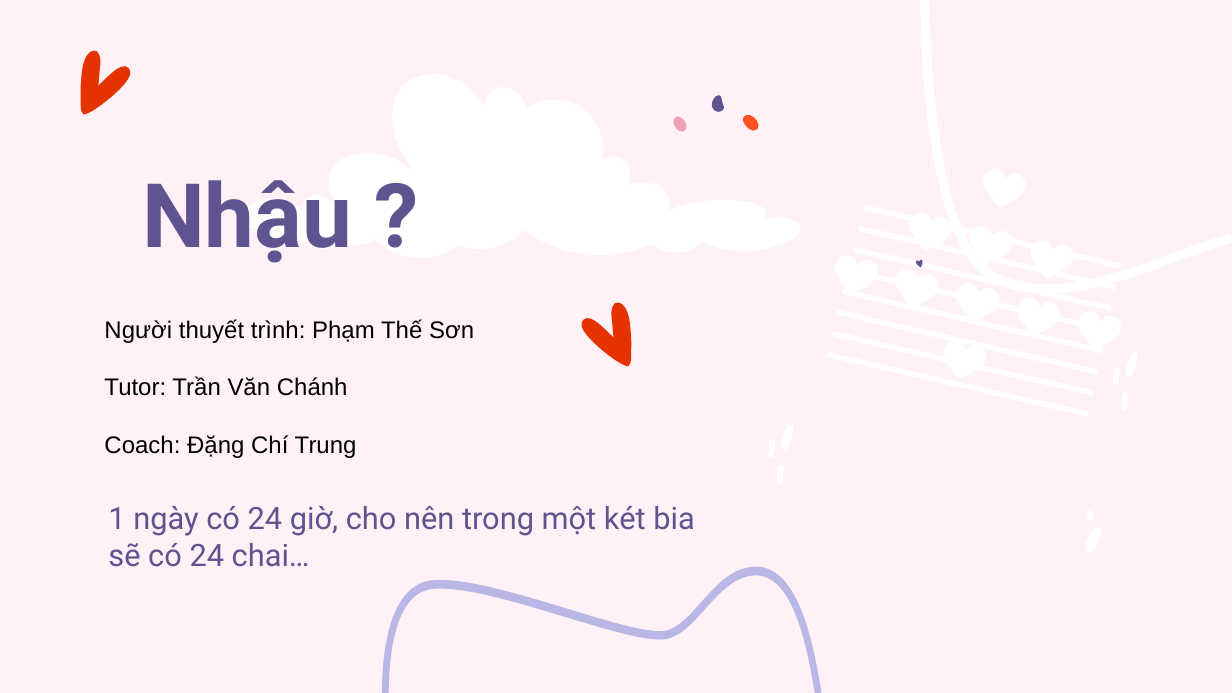
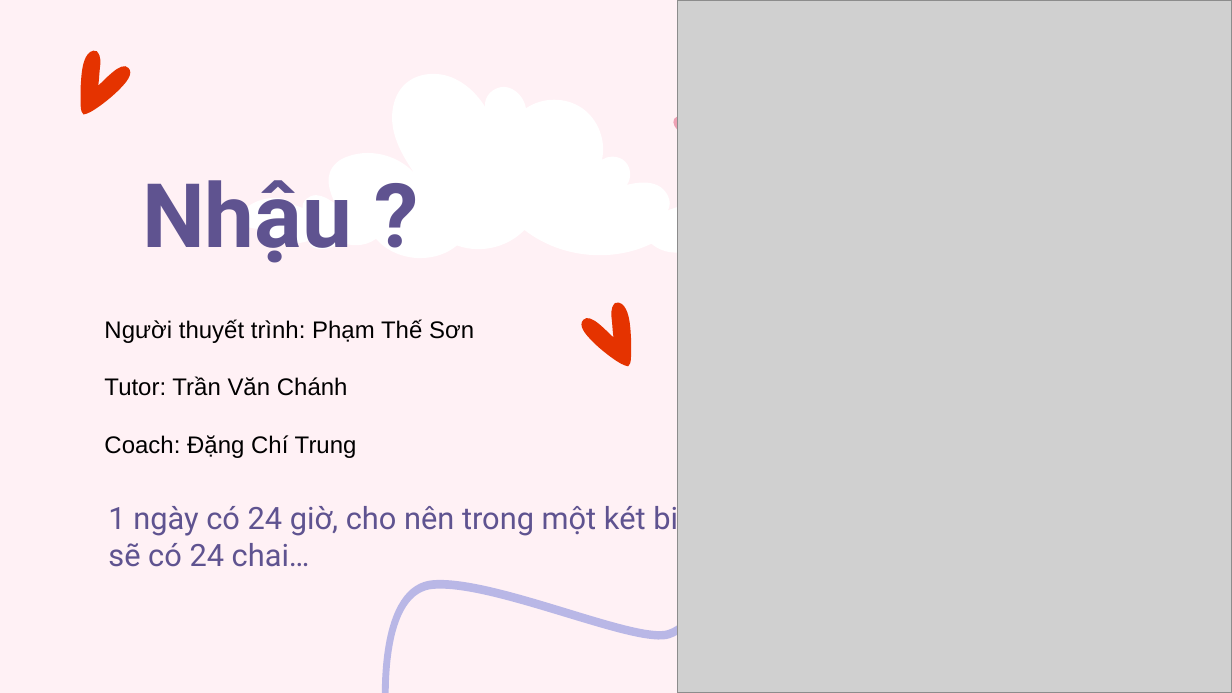
Before and after one commit to SonPhamThe/C0622G1---module_4, a slide deck: slide 1 of nhậu.odp. Drawn at 1232x693 pixels with LibreOffice and Linux fonts; fonts in the diff are those of the drawing; grey boxes stand for pictures. Boxes give left, top, right and bottom in pixels: in the first picture for what was removed or moved away, otherwise in the second. Text is boxed around its words. In the diff, an @@ line names an element or a change of style, - is before the commit and + after.

```diff
--- a/nhậu.odp
+++ b/nhậu.odp
@@ picture added at bbox=[678, 0, 1232, 693] @@
@@ freeform shape removed at bbox=[711, 95, 724, 114] @@
@@ freeform shape removed at bbox=[743, 112, 758, 133] @@
@@ group removed at bbox=[768, 169, 1140, 554]: 27 freeform shapes @@
```
Also in this commit, not shown: 4 other slides changed, 28 other files.
